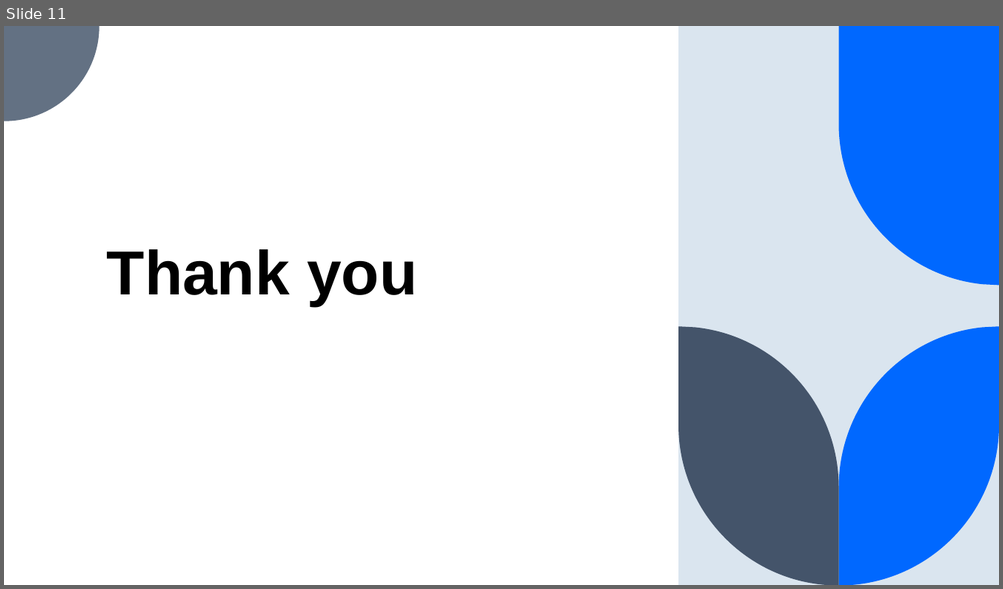
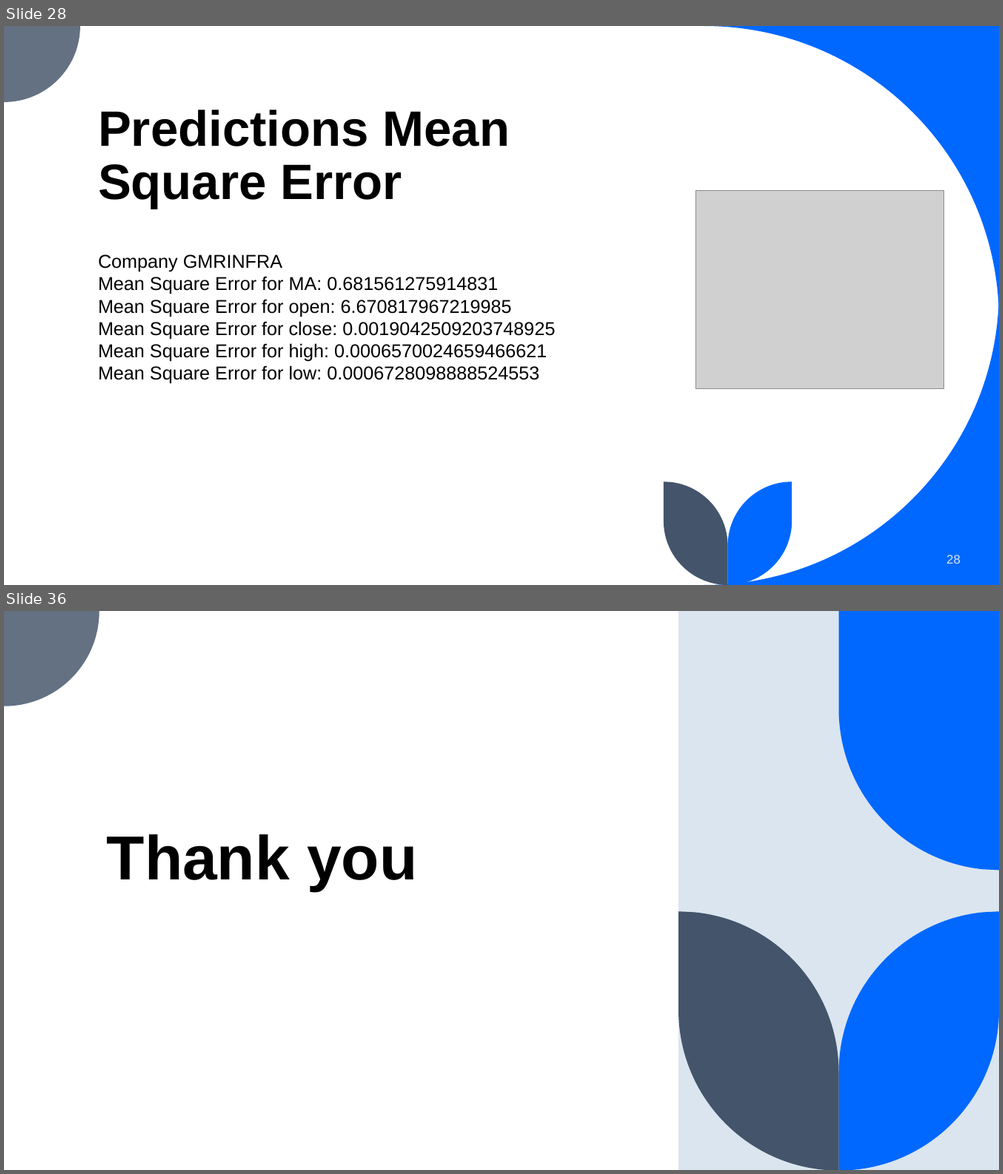
Before and after one commit to Vatsmanglam/Stock-Market-Prediction, a slide deck: project.pptx. Shown one above the other, each under a label of ours: slide 11 before the commit, slides 28 and 36 after it; the slides between them are not shown. The pictures are 1003x589 and 1003x1174 pixels, drawn with LibreOffice and Linux fonts; fonts in the diff are those of the drawing; grey boxes stand for pictures. Boxes give left, top, right and bottom in pixels: in the first picture for what was removed or moved away, otherwise in the second. Text is boxed around its words. In the diff, an @@ line names an element or a change of style, - is before the commit and + after.

```diff
--- a/project.pptx
+++ b/project.pptx
@@ slide 28 added at [4, 26, 999, 585], background #FFFFFF @@
@@ freeform shape added at [4, 26, 80, 102], fill #637183 @@
@@ freeform shape added at [704, 26, 999, 321], fill #0068FF @@
@@ title added at [98, 110, 509, 209], 48 pt, text #000000, bold @@
+Predictions Mean Square Error
@@ picture added at [696, 191, 944, 389] @@
@@ text added at [98, 255, 555, 384], 18 pt, text #000000 @@
+Company GMRINFRA
+Mean Square Error for MA: 0.681561275914831
+Mean Square Error for open: 6.670817967219985
+Mean Square Error for close: 0.0019042509203748925
+Mean Square Error for high: 0.0006570024659466621
+Mean Square Error for low: 0.0006728098888524553
@@ freeform shape added at [704, 291, 999, 585], fill #0068FF @@
@@ freeform shape added at [664, 483, 728, 585], fill #44546A @@
@@ freeform shape added at [728, 483, 792, 585], fill #0068FF @@
@@ page number added at [946, 555, 960, 564], 12 pt, text #DAE5EF @@
+28
@@ what was slide 11 is now slide 36 @@
```
Also in this commit, not shown: 1 slide changed, 24 other slides added.
